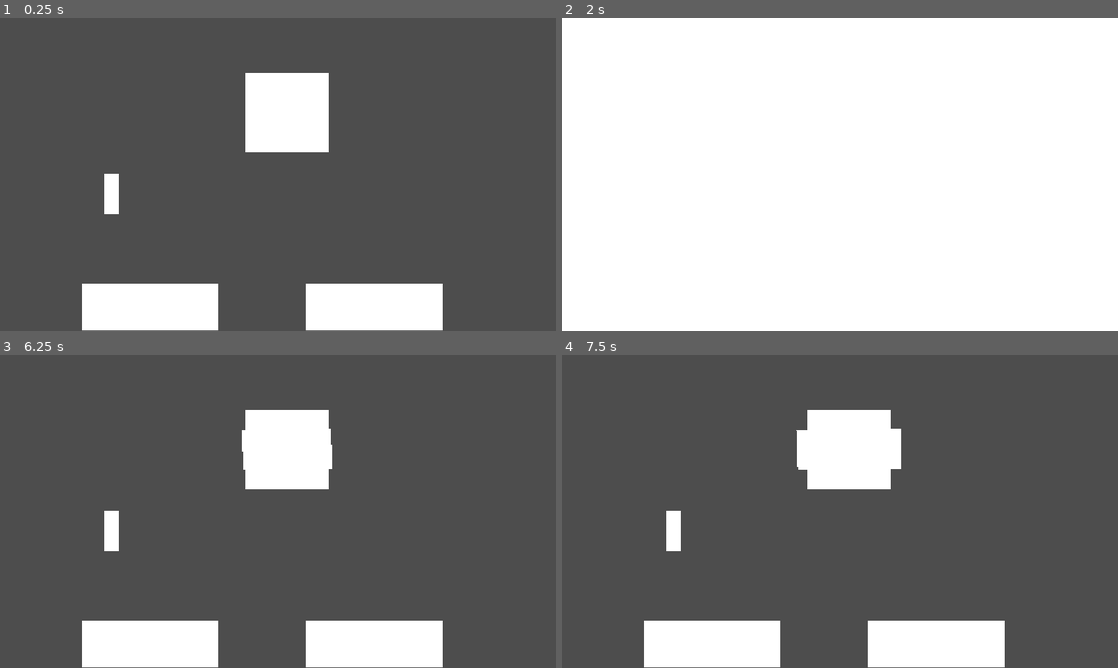
Above: before the commit, frames 1-4 (two rows, left to right).
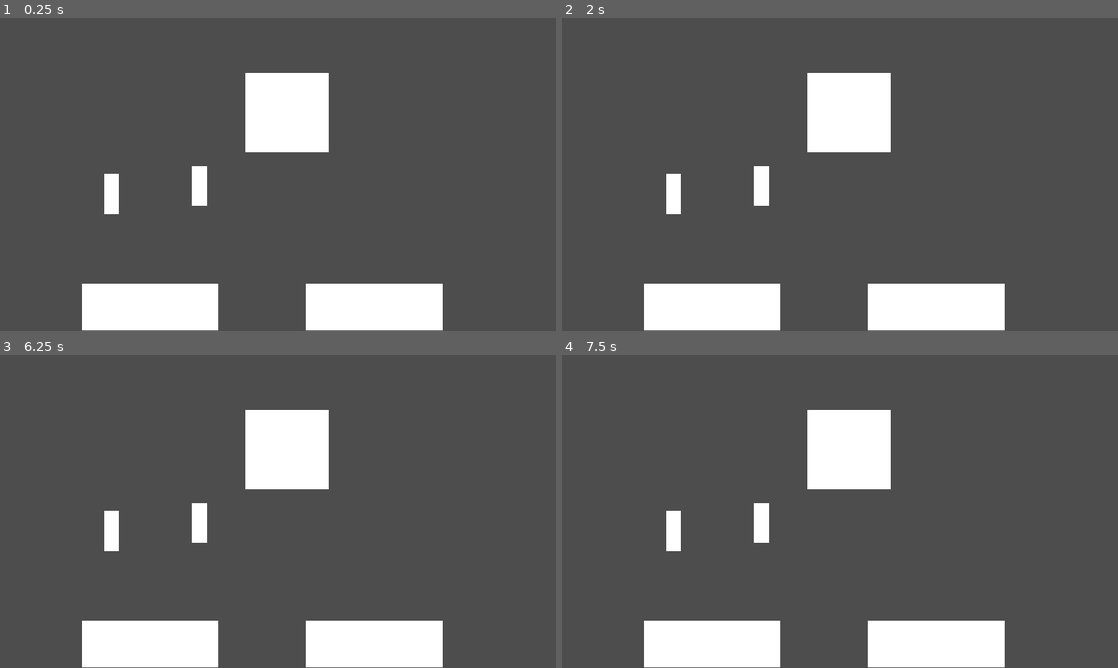
Above: after the commit, the same moments.

Repository: ThePT5/GodotTest
Game: Godot game, scene res://MainGame.tscn
Same seed, same stepped clock (60 frames per second), same inputs: the game is played once before the commit and once after it.
Inputs (mouse positions are in pixels of both pictures, inside the frame that each line leads up to):
- Up to frame 1 (0.25 s): no input
- Up to frame 2 (2 s): tap Enter at 0.5 s; move the mouse to (673, 193) at 0.52 s; click (673, 193) at 0.67 s; move the mouse to (851, 111) at 1.27 s; click (851, 111) at 1.42 s
- Up to frame 3 (6.25 s): click (289, 448) at 2.17 s; tap Space at 2.75, 5.75 s; move the mouse to (250, 574) at 2.77 s; click (250, 574) at 2.92 s; tap Enter at 3.5 s; move the mouse to (289, 448) at 3.52 s; click (289, 448) at 3.67 s; move the mouse to (294, 448) at 4.27 s; click (294, 448) at 4.42 s; move the mouse to (289, 448) at 5.02 s; click (289, 448) at 5.17 s; move the mouse to (194, 433) at 5.77 s; click (194, 433) at 5.92 s
- Up to frame 4 (7.5 s): tap Enter at 6.5 s; move the mouse to (856, 452) at 6.52 s; click (856, 452) at 6.67 s; move the mouse to (851, 448) at 7.27 s; click (851, 448) at 7.42 s

The runs differ from the first frame. In frame 1, 0.3% of the frame differs, in the area x 34-38%, y 47-60%; in frame 2, 88%, in the area x 0-100%, y 0-100%; in frame 3, 0.5%; in frame 4, 0.8%.

Commit message:
bruh

Diff:
--- a/test/MainGame.tscn
+++ b/test/MainGame.tscn
@@ -3,6 +3,7 @@
 [ext_resource type="PackedScene" uid="uid://3roum3ix5mcc" path="res://Sorter.tscn" id="2_e3m3f"]
 [ext_resource type="PackedScene" uid="uid://d03x6q3jt0smt" path="res://Spawner.tscn" id="3_bqqt8"]
 [ext_resource type="PackedScene" uid="uid://dr8e0x336au2u" path="res://Trash.tscn" id="3_ws5ob"]
+[ext_resource type="PackedScene" uid="uid://ba4p6yvvyx5cw" path="res://PlayerManager.tscn" id="4_bqqt8"]
 
 [node name="Node2D" type="Node2D" unique_id=1183547318]
 
@@ -19,3 +20,12 @@
 
 [node name="MeshInstance2D" parent="." unique_id=1500222833 instance=ExtResource("3_bqqt8")]
 position = Vector2(595, 196)
+
+[node name="PlayerManager" parent="." unique_id=50518118 instance=ExtResource("4_bqqt8")]
+position = Vector2(157, 689)
+
+[node name="PlayerManager2" parent="." unique_id=379239426 instance=ExtResource("4_bqqt8")]
+position = Vector2(474, 435)
+
+[node name="RigidBody2D2" parent="." unique_id=309692144 instance=ExtResource("3_ws5ob")]
+position = Vector2(413, 347)
--- /dev/null
+++ b/test/PlayerManager.tscn
@@ -0,0 +1,15 @@
+[gd_scene format=3 uid="uid://ba4p6yvvyx5cw"]
+
+[ext_resource type="Script" uid="uid://c6gcydvhf028d" path="res://player_manager.gd" id="1_vncf4"]
+
+[sub_resource type="RectangleShape2D" id="RectangleShape2D_tgk2l"]
+size = Vector2(1, 1)
+
+[node name="Area2D" type="Area2D" unique_id=1552167313]
+script = ExtResource("1_vncf4")
+
+[node name="CollisionShape2D" type="CollisionShape2D" parent="." unique_id=2079943203]
+shape = SubResource("RectangleShape2D_tgk2l")
+
+[connection signal="body_entered" from="." to="." method="_on_body_entered"]
+[connection signal="body_exited" from="." to="." method="_on_body_exited"]
--- a/test/Trash.tscn
+++ b/test/Trash.tscn
@@ -16,6 +16,7 @@
 script = ExtResource("1_tunu6")
 
 [node name="CollisionShape2D" type="CollisionShape2D" parent="." unique_id=693008734]
+show_behind_parent = true
 shape = SubResource("RectangleShape2D_qbl11")
 
 [node name="MeshInstance2D" type="MeshInstance2D" parent="." unique_id=870873923]
--- /dev/null
+++ b/test/player_manager.gd
@@ -0,0 +1,17 @@
+class_name PlayerManager
+extends Area2D
+
+var selectedObject
+
+func _process(delta: float) -> void:
+	self.position = get_viewport().get_mouse_position()
+	if Input.is_mouse_button_pressed(MOUSE_BUTTON_LEFT) and selectedObject != null:
+		selectedObject.position = get_viewport().get_mouse_position()
+
+func _on_body_entered(body: Node2D) -> void:
+	print(body)
+	if selectedObject == null :
+		selectedObject = body
+
+func _on_body_exited(body: Node2D) -> void:
+	selectedObject = null
--- a/test/spawner.gd
+++ b/test/spawner.gd
@@ -20,12 +20,12 @@
 func _process(_delta: float) -> void:
 	pass
 
-func _on_timer_timeout() -> void:
-	var nTrash = TRASH.instantiate()
-	#trashList.insert(-1, nTrash)
-	trashList.append(nTrash)
-	add_child(nTrash)
-	nTrash.position = localPos
+#func _on_timer_timeout() -> void:
+	#var nTrash = TRASH.instantiate()
+	##trashList.insert(-1, nTrash)
+	#trashList.append(nTrash)
+	#add_child(nTrash)
+	#nTrash.position = localPos
 
 ## function Input
 ## if mouseCursor over Trash:
Not shown, added: test/player_manager.gd.uid
Not shown, added: test/PlayerManager.tscn2221044280.tmp
Not shown, added: test/PlayerManager.tscn2229956326.tmp
